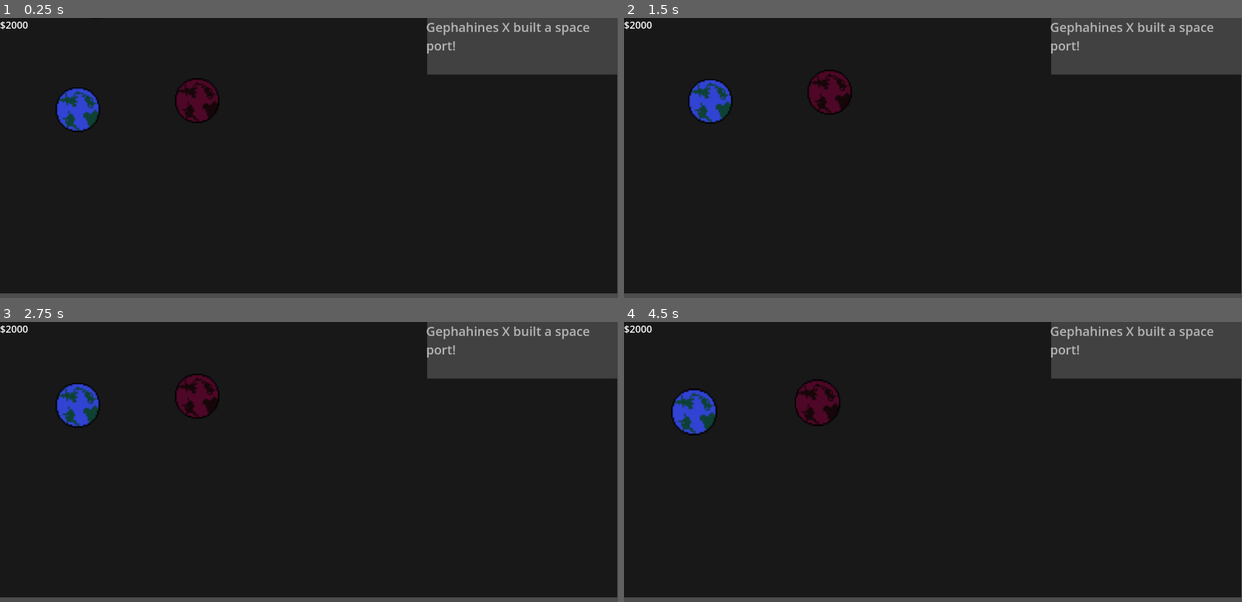
Above: before the commit, frames 1-4 (two rows, left to right).
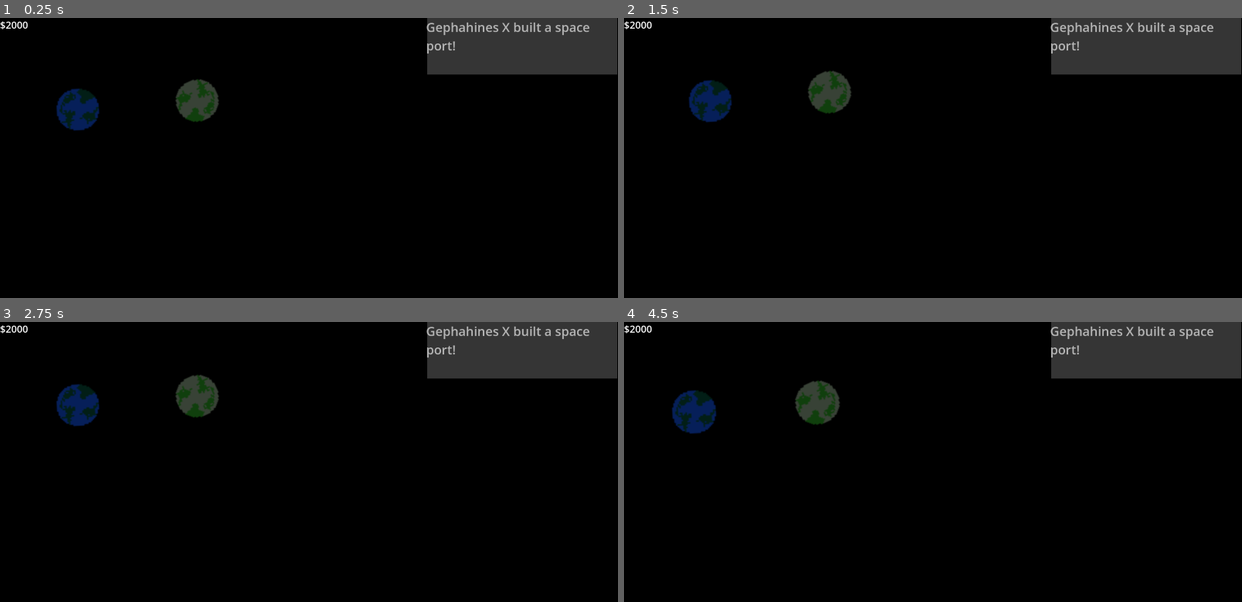
Above: after the commit, the same moments.

Repository: Bdavis49382/HyperLanesProject
Game: Godot game, scene res://scenes/main.tscn
The game is run twice, just before and just after one commit, with the same random seed, the same clock (stepped at 60 frames per second) and the same inputs. Sound files missing from this copy of the repository are replaced by a short silence.
Inputs (mouse positions are in pixels of both pictures, inside the frame that each line leads up to):
- Up to frame 1 (0.25 s): no input
- Up to frame 2 (1.5 s): tap Enter at 0.5 s; move the mouse to (1068, 144) at 0.52 s; tap S (camera_down) at 0.6 s; click (1068, 144) at 0.67 s; tap Space at 1.25 s; move the mouse to (809, 172) at 1.27 s; tap A (camera_left) at 1.35 s; click (809, 172) at 1.42 s
- Up to frame 3 (2.75 s): tap Enter at 2 s; move the mouse to (370, 400) at 2.02 s; tap D (camera_right) at 2.1 s; click (370, 400) at 2.17 s
- Up to frame 4 (4.5 s): tap Space at 2.75, 4.25 s; move the mouse to (902, 518) at 2.77 s; tap W (camera_up) at 2.85 s; click (902, 518) at 2.92 s; tap Enter at 3.5 s; move the mouse to (1118, 504) at 3.52 s; click (1118, 504) at 3.6 s; move the mouse to (747, 420) at 4.27 s; tap Q (zoom_in) at 4.35 s; click (747, 420) at 4.42 s

The runs differ from the first frame. In frame 1, 3.4% of the frame differs, in the area x 0-100%, y 0-100%; in frame 2, 3.4%; in frame 3, 3.4%; in frame 4, 3.6%.

Commit message:
mostly finished vertical slice

Diff:
--- /dev/null
+++ b/Scripts/MusicPlayer.gd
@@ -0,0 +1,18 @@
+extends AudioStreamPlayer
+
+@export var streams : Array[AudioStream]
+# Called when the node enters the scene tree for the first time.
+func _ready():
+	_start_song()
+
+# Called every frame. 'delta' is the elapsed time since the previous frame.
+func _process(delta):
+	pass
+
+func _start_song():
+	stream = streams[randi_range(0,len(streams)-1)]
+	playing = true
+	$SongTimer.start(stream.get_length())
+
+func _on_song_timer_timeout():
+	_start_song()
--- a/Scripts/economy.gd
+++ b/Scripts/economy.gd
@@ -12,13 +12,20 @@
 	get_node("../Camera/HUD/Money").text = "$" + str(money)
 	var over_planets = check_planets_capacity()
 	if len(over_planets):
-		get_node("../Camera/HUD/Message").text = over_planets[0].planetName + " is over capacity! " + str(int($DeathTimer.time_left)) + " seconds left"
+		var scarystr = ""
+		for over_planet in over_planets:
+			scarystr += over_planet.planetName + " is over capacity!\n"
+			over_planet.flash()
+		get_node("../Camera/HUD/Message").text = scarystr + str(int($DeathTimer.time_left)) + " seconds left"
 		if $DeathTimer.is_stopped():
 			$DeathTimer.start()
 	else:
 		if not $DeathTimer.is_stopped():
 			$DeathTimer.stop()
-		# print(shown_planet_name)
+		for planet in get_tree().get_nodes_in_group("planets"):
+			if not planet.get_node("Flash").is_stopped():
+				planet.get_node("Flash").stop()
+				planet.reset_color()
 		if shown_planet_name == '':
 			get_node("../Camera/HUD/Message").text = "Everything is running smoothly"
 		else:
@@ -120,10 +127,8 @@
 
 func find_route(route,destination):
 	route = find_route_recursive(route,0,destination)
-	if route[-1] != destination:
-		return [route[0]]
-	else:
-		return route
+
+	return route
 
 func find_route_recursive(route,index,destination):
 	if route[-1] == destination:
--- a/Scripts/lane.gd
+++ b/Scripts/lane.gd
@@ -19,7 +19,7 @@
 	for ship in $Path2D.get_children():
 		ship.move(level*2)
 	$LaneBox.ships = str(ships) + " (" + str(econ.calc_ship_cost(ships)) + ")"
-	$LaneBox.level = str(level) + " (" + str(econ.calc_upgrade_cost(planet1,planet2,level) / 2) + ")"
+	$LaneBox.level = str(level) + " (" + str(econ.calc_upgrade_cost(planet1,planet2,level)) + ")"
 
 
 
--- a/Scripts/planet.gd
+++ b/Scripts/planet.gd
@@ -7,9 +7,12 @@
 var is_clicked = false
 var box_scale = Vector2(1,1)
 var econ
+var old_color
+var flash_on
 # Called when the node enters the scene tree for the first time.
 func _ready():
 	econ = get_node("/root/Main/Economy")
+
 
 # Called every frame. 'delta' is the elapsed time since the previous frame.
 func _process(delta):
@@ -31,8 +34,28 @@
 	passengers.erase(destination)
 	return leaving
 
+func flash():
+	old_color = self_modulate
+	if $Flash.is_stopped():
+		$Flash.start(1)
+		$Flash.one_shot = false
+		flash_on = false
+
+func reset_color():
+	get_node("Earth").self_modulate = old_color
+
 func accept_passengers(new_passengers):
 	for passenger_list in new_passengers.values():
 		for passenger in passenger_list:
 			if not econ.add_passenger(self,passenger):
 				econ.earn_income(floor(passenger[1]/40))
+
+
+
+func _on_flash_timeout():
+	if flash_on:
+		reset_color()
+		flash_on = false
+	else:
+		get_node("Earth").self_modulate = Color8(255,0,0)
+		flash_on = true
--- a/Scripts/planetFactory.gd
+++ b/Scripts/planetFactory.gd
@@ -13,6 +13,9 @@
 	create_planet("Earth",[0,0])
 	create_random_planet(zones[0])
 	create_random_planet(zones[0])
+	# var earth = get_tree().get_nodes_in_group("planets")[0]
+	# if earth:
+	# 	earth.flash()
 
 
 
@@ -47,11 +50,12 @@
 	var new_planet = Planet.instantiate()
 	new_planet.planetName = planet_name
 	new_planet.planetSize = 2
-	var r = randi_range(0,255)
-	var g = randi_range(0,255)
-	var b = randi_range(0,255)
+	var r = randi_range(10,255)
+	var g = randi_range(10,255)
+	var b = randi_range(10,255)
 
 	new_planet.get_node("Earth").self_modulate = Color8(r,g,b,255)
+	new_planet.get_node("Earth").rotation = randi_range(0,360)
 
 	new_planet.position = Vector2(position[0],position[1])
 	new_planet.add_to_group("planets")
@@ -64,7 +68,7 @@
 	var zone = []
 	while not valid:
 		valid = true
-		var dist = randi_range(1000,2500)
+		var dist = randi_range(500 + current_zone*100,1500+current_zone*200)
 		var dist_x = randi_range(0,dist)
 		var dist_y = dist - dist_x
 		if randi_range(0,100) < 50:
--- a/Scripts/ship.gd
+++ b/Scripts/ship.gd
@@ -67,9 +67,9 @@
 	$ProgressBar.value = percentage
 	if percentage > 90 and not red:
 		red = true
-
 	if red and percentage < 90:
 		red = false
+		$ProgressBar.add_theme_color_override("font_color",Color(1,1,1))
 
 	if red:
 		$ProgressBar.add_theme_color_override("font_color",Color(1,0,0))
--- /dev/null
+++ b/scenes/MusicPlayer.gd
@@ -0,0 +1,11 @@
+extends AudioStreamPlayer
+
+
+# Called when the node enters the scene tree for the first time.
+func _ready():
+	pass # Replace with function body.
+
+
+# Called every frame. 'delta' is the elapsed time since the previous frame.
+func _process(delta):
+	pass
--- a/scenes/hud.tscn
+++ b/scenes/hud.tscn
@@ -1,11 +1,6 @@
 [gd_scene format=3 uid="uid://bctb66s476k8l"]
 
 [node name="HUD" type="CanvasLayer"]
-
-[node name="ColorRect" type="ColorRect" parent="."]
-offset_right = 2197.0
-offset_bottom = 983.0
-color = Color(0.0941176, 0.0941176, 0.0941176, 1)
 
 [node name="Money" type="Label" parent="."]
 offset_right = 194.0
@@ -29,3 +24,9 @@
 offset_right = 680.0
 offset_bottom = 201.0
 color = Color(0.419608, 0.419608, 0.419608, 0.494118)
+
+[node name="ColorRect" type="ColorRect" parent="."]
+z_index = -7
+offset_right = 2210.0
+offset_bottom = 1009.0
+color = Color(0, 0, 0, 1)
--- a/scenes/main.tscn
+++ b/scenes/main.tscn
@@ -8,6 +8,11 @@
 [ext_resource type="PackedScene" uid="uid://bctb66s476k8l" path="res://scenes/hud.tscn" id="6_ny6xt"]
 [ext_resource type="PackedScene" uid="uid://bfycsbay3v70v" path="res://scenes/economy.tscn" id="6_rfoa1"]
 [ext_resource type="Script" path="res://Scripts/planetFactory.gd" id="8_4rnif"]
+[ext_resource type="AudioStream" uid="uid://b0lclue1tkujr" path="res://Assets/Checking Manifest.mp3" id="9_x30so"]
+[ext_resource type="Script" path="res://Scripts/MusicPlayer.gd" id="10_hksoa"]
+[ext_resource type="AudioStream" uid="uid://bj3j45y4tnfmp" path="res://Assets/Crash Landing.mp3" id="11_iqqy3"]
+[ext_resource type="AudioStream" uid="uid://cantvytfsxoo0" path="res://Assets/DOS-88 - Far away.mp3" id="12_fenjv"]
+[ext_resource type="AudioStream" uid="uid://3uttbmkyr5fd" path="res://Assets/Smooth Sailing.mp3" id="13_svgv2"]
 
 [node name="Main" type="Node2D"]
 script = ExtResource("1_p26hy")
@@ -31,5 +36,14 @@
 [node name="HUD" parent="Camera" instance=ExtResource("6_ny6xt")]
 layer = -1
 
+[node name="MusicPlayer" type="AudioStreamPlayer" parent="."]
+stream = ExtResource("9_x30so")
+autoplay = true
+script = ExtResource("10_hksoa")
+streams = Array[AudioStream]([ExtResource("9_x30so"), ExtResource("11_iqqy3"), ExtResource("12_fenjv"), ExtResource("13_svgv2")])
+
+[node name="SongTimer" type="Timer" parent="MusicPlayer"]
+
 [connection signal="planet_created" from="planetFactory" to="Economy" method="_on_planet_factory_planet_created"]
 [connection signal="timeout" from="planetFactory/planetSpawnTimer" to="planetFactory" method="_on_planet_spawn_timer_timeout"]
+[connection signal="timeout" from="MusicPlayer/SongTimer" to="MusicPlayer" method="_on_song_timer_timeout"]
--- a/scenes/planet.tscn
+++ b/scenes/planet.tscn
@@ -23,4 +23,7 @@
 visible = false
 position = Vector2(122, 70)
 
+[node name="Flash" type="Timer" parent="."]
+
 [connection signal="gui_input" from="Earth/Control" to="." method="_on_control_gui_input"]
+[connection signal="timeout" from="Flash" to="." method="_on_flash_timeout"]
Not shown, added: Assets/Checking Manifest.mp3.import
Not shown, added: Assets/Crash Landing.mp3.import
Not shown, added: Assets/DOS-88 - Far away.mp3.import
Not shown, added: Assets/Smooth Sailing.mp3.import
Binary file added: Assets/space.png
Not shown, added: Assets/space.png.import
Not shown: 1 places in scenes/main.tscn that only renumber resources
Not shown, added: Assets/Checking Manifest.mp3
Not shown, added: Assets/Crash Landing.mp3
Not shown, added: Assets/DOS-88 - Far away.mp3
Not shown, added: Assets/Smooth Sailing.mp3
